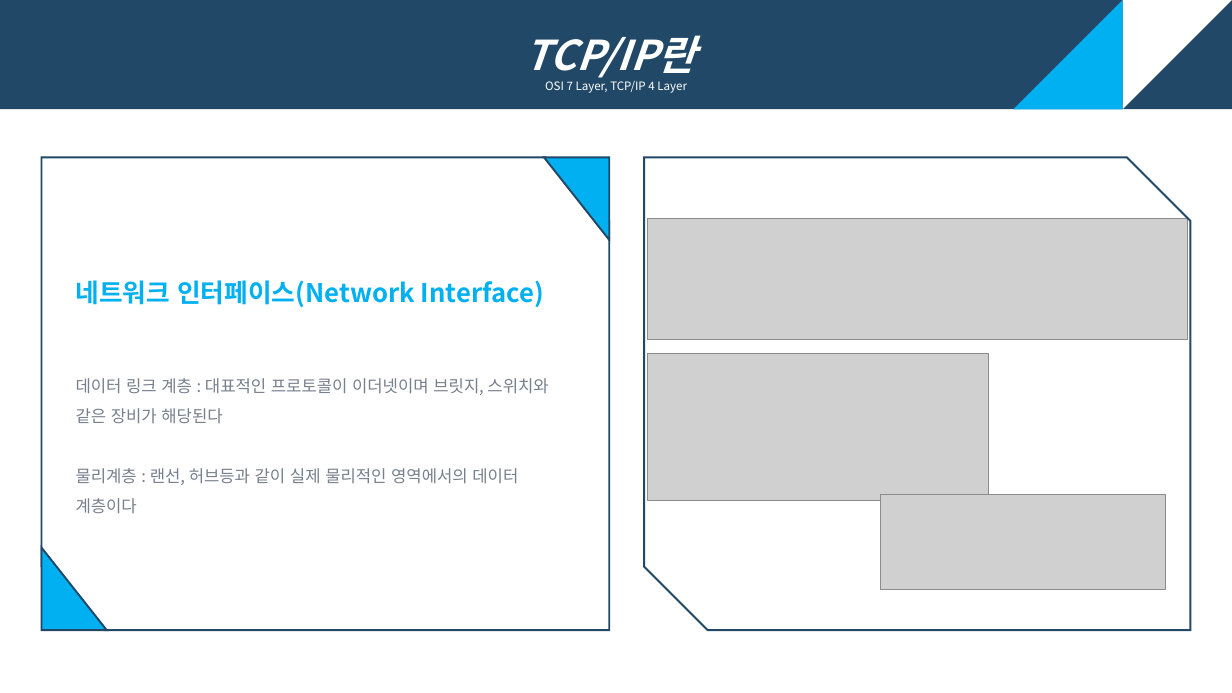
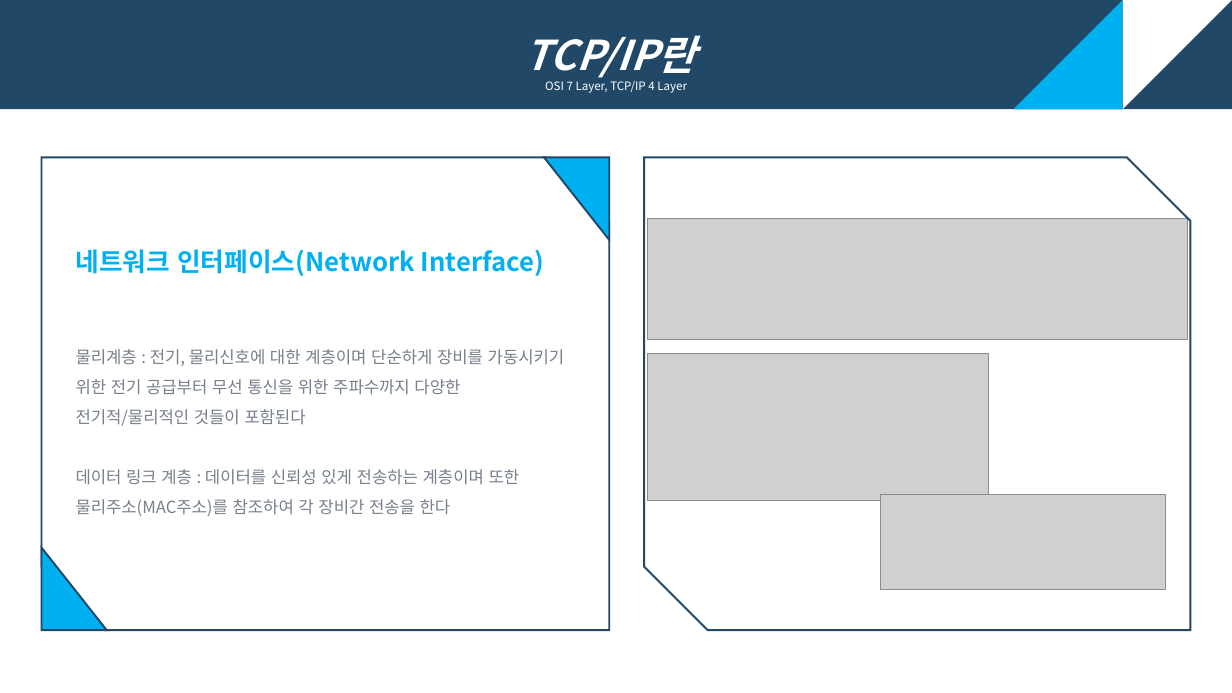
Before and after one commit to eunbee-kim/dmsql1471, a slide deck: slide 7 of 교육/3주차_TCP_IP_AJAX_Git.pptx. Drawn at 1232x693 pixels with LibreOffice and Linux fonts; fonts in the diff are those of the drawing; grey boxes stand for pictures. Boxes give left, top, right and bottom in pixels: in the first picture for what was removed or moved away, otherwise in the second. Text is boxed around its words. In the diff, an @@ line names an element or a change of style, - is before the commit and + after.

```diff
--- a/교육/3주차_TCP_IP_AJAX_Git.pptx
+++ b/교육/3주차_TCP_IP_AJAX_Git.pptx
@@ text at (76,349,565,516): text changed @@
-데이터 링크 계층 : 대표적인 프로토콜이 이더넷이며 브릿지, 스위치와 같은 장비가 해당된다
-물리계층 : 랜선, 허브등과 같이 실제 물리적인 영역에서의 데이터 계층이다
+물리계층 : 전기, 물리신호에 대한 계층이며 단순하게 장비를 가동시키기 위한 전기 공급부터 무선 통신을 위한 주파수까지 다양한 전기적/물리적인 것들이 포함된다
+데이터 링크 계층 : 데이터를 신뢰성 있게 전송하는 계층이며 또한 물리주소(MAC주소)를 참조하여 각 장비간 전송을 한다
```
Also in this commit, not shown: 7 other slides changed, 1 slide added, 2 other files.
